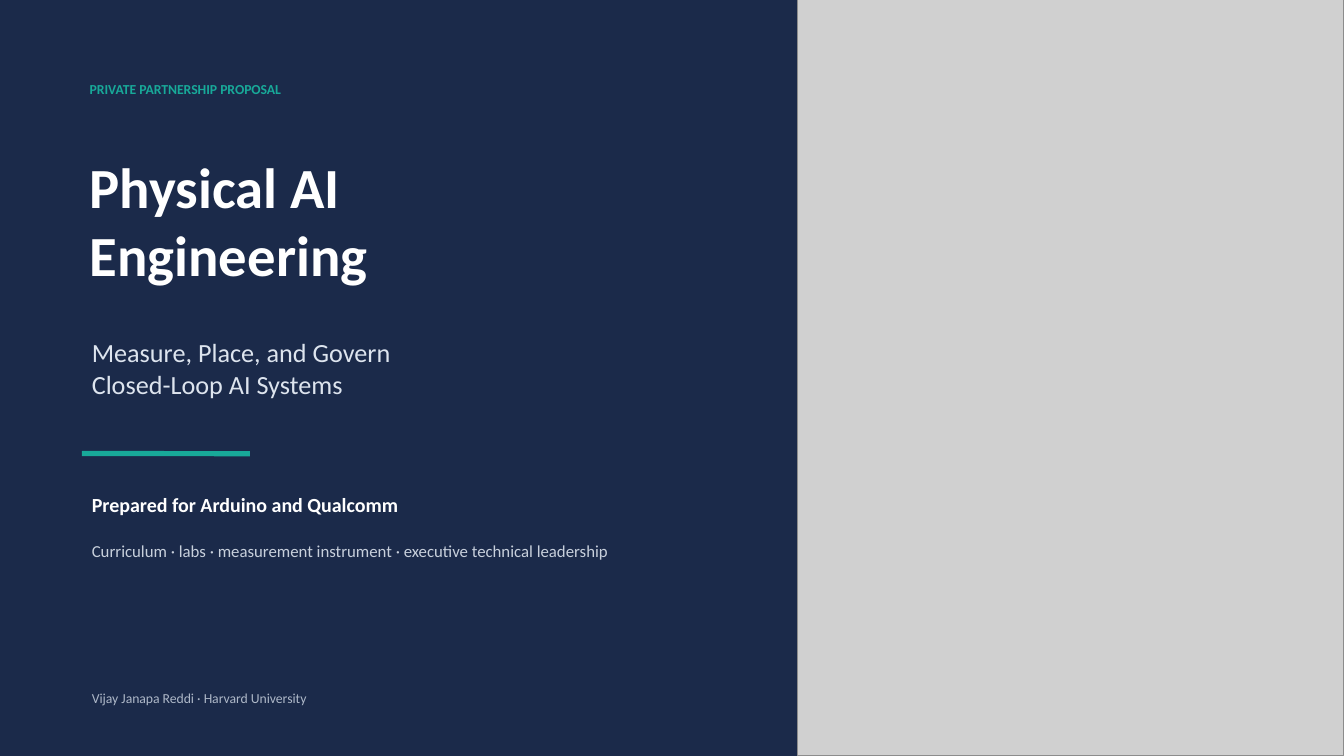
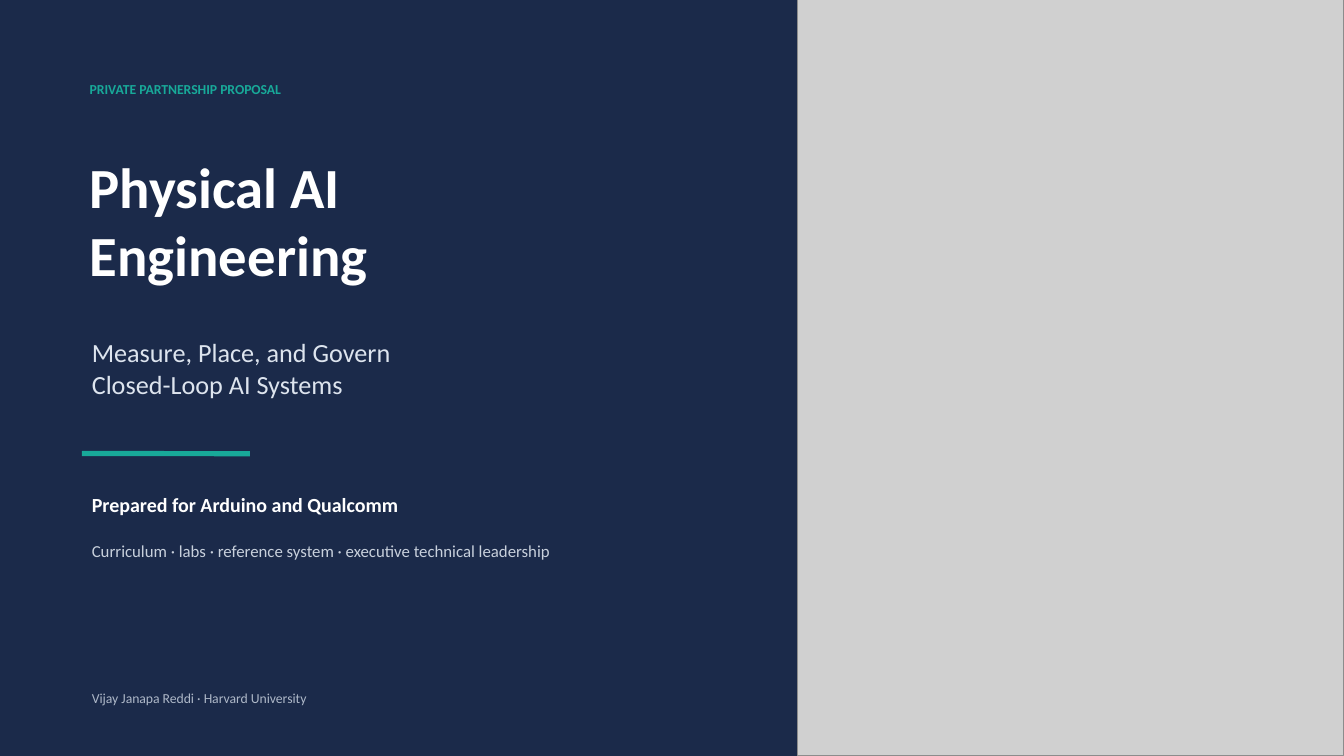
Before and after one commit to harvard-edge/physical-ai, a slide deck: slide 1 of outputs/arduino-qualcomm-physical-ai-engineering-pitch.pptx. Drawn at 1344x756 pixels with LibreOffice and Linux fonts; fonts in the diff are those of the drawing; grey boxes stand for pictures. Boxes give left, top, right and bottom in pixels: in the first picture for what was removed or moved away, otherwise in the second. Text is boxed around its words. In the diff, an @@ line names an element or a change of style, - is before the commit and + after.

Commit message:
Embed measurement in the Physical AI curriculum

```diff
--- a/outputs/arduino-qualcomm-physical-ai-engineering-pitch.pptx
+++ b/outputs/arduino-qualcomm-physical-ai-engineering-pitch.pptx
@@ text at [92, 545, 550, 560]: text changed @@
-Curriculum · labs · measurement instrument · executive technical leadership
+Curriculum · labs · reference system · executive technical leadership
```
Also in this commit, not shown: 3 other slides changed, 3 other files.
